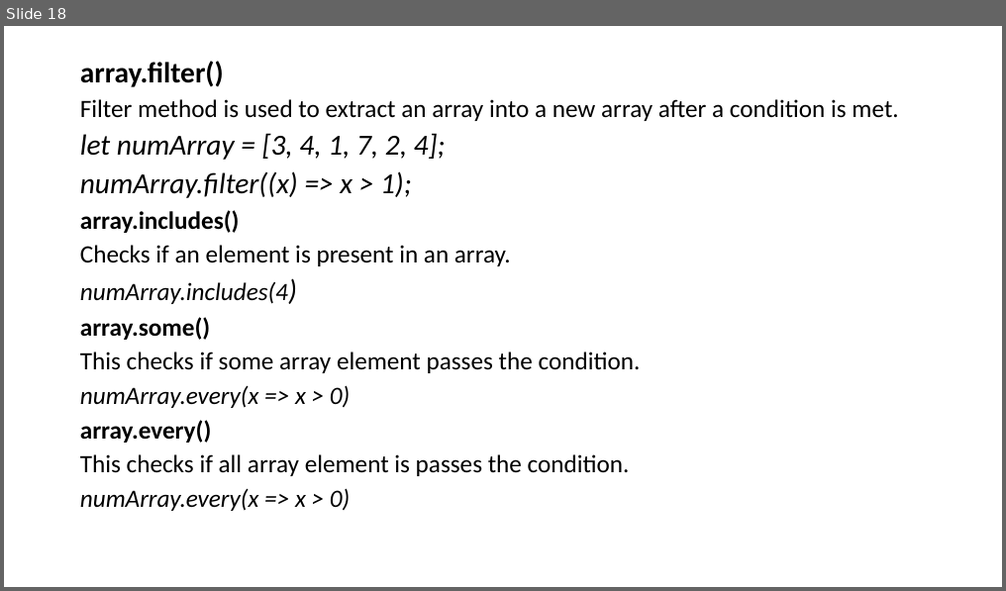
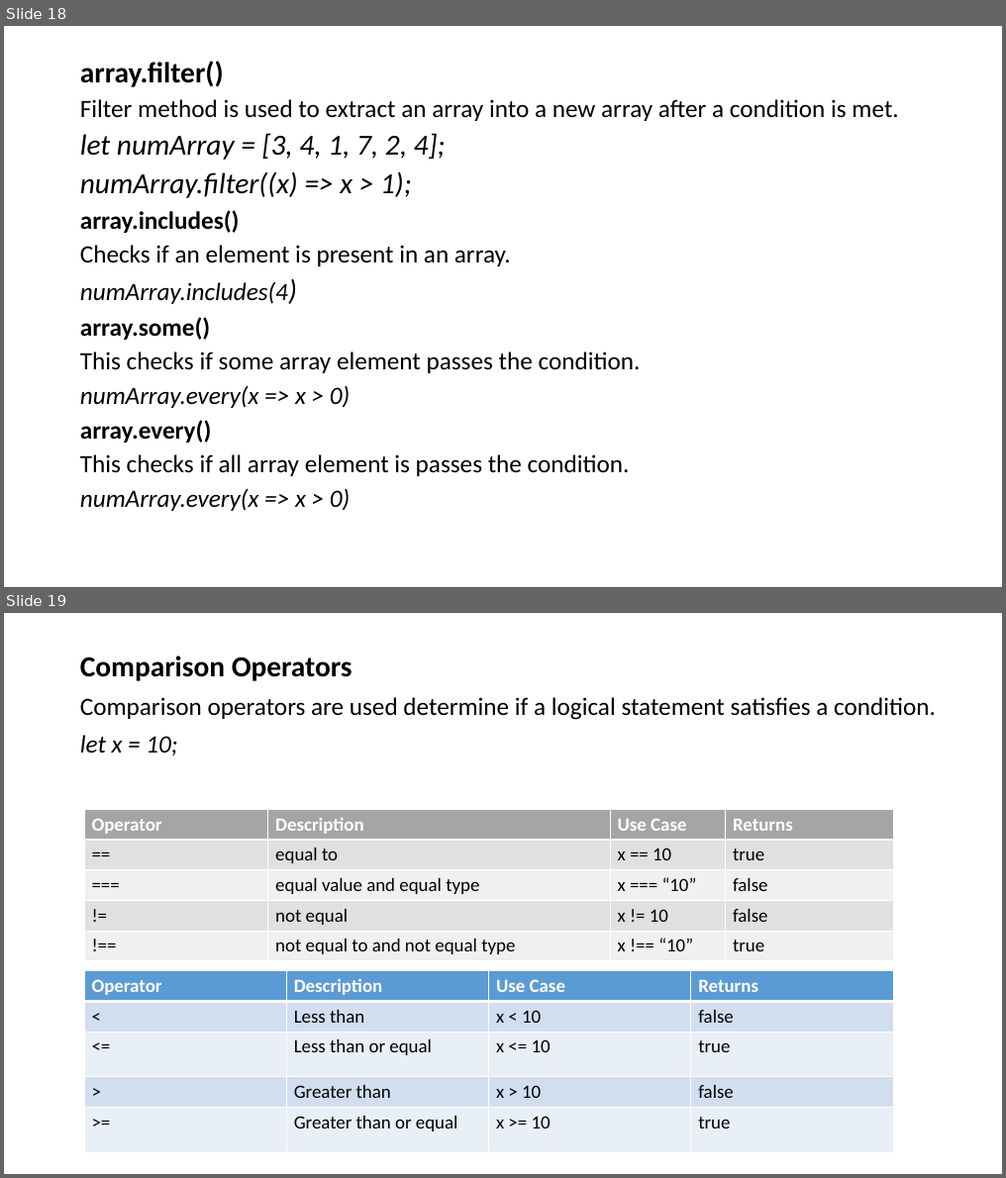
Before and after one commit to adeakinwe/AcademyFourPointZero, a slide deck: xx/lecture2/javascript/javascript.pptx. Shown one above the other, each under a label of ours: slide 18 before the commit, slides 18 and 19 after it. The pictures are 1006x591 and 1006x1178 pixels, drawn with LibreOffice and Linux fonts; fonts in the diff are those of the drawing. Boxes give left, top, right and bottom in pixels: in the first picture for what was removed or moved away, otherwise in the second. Text is boxed around its words. In the diff, an @@ line names an element or a change of style, - is before the commit and + after.

Commit message:
array methods and comparison

```diff
--- a/xx/lecture2/javascript/javascript.pptx
+++ b/xx/lecture2/javascript/javascript.pptx
@@ slide 19 added at (x1=4, y1=613, x2=1002, y2=1174), background #FFFFFF @@
@@ text added at (x1=80, y1=656, x2=936, y2=756), 24 pt, text #000000 @@
+Comparison Operators
+Comparison operators are used determine if a logical statement satisfies a condition.
+let x = 10;
@@ table added at (x1=84, y1=809, x2=893, y2=959), 5 rows, 3 columns @@
+Operator | Description | Use Case
+== | equal to | x == 10
+=== | equal value and equal type | x === “10”
+!= | not equal | x != 10
+!== | not equal to and not equal type | x !== “10”
@@ table added at (x1=726, y1=809, x2=893, y2=959), 5 rows, 1 columns @@
+Returns
+true
+false
+false
+true
@@ table added at (x1=84, y1=970, x2=893, y2=1152), 5 rows, 4 columns @@
+Operator | Description | Use Case | Returns
+< | Less than | x < 10 | false
+<= | Less than or equal | x <= 10 | true
+> | Greater than | x > 10 | false
+>= | Greater than or equal | x >= 10 | true
```
Also in this commit, not shown: 1 other slide added, 3 other files.
